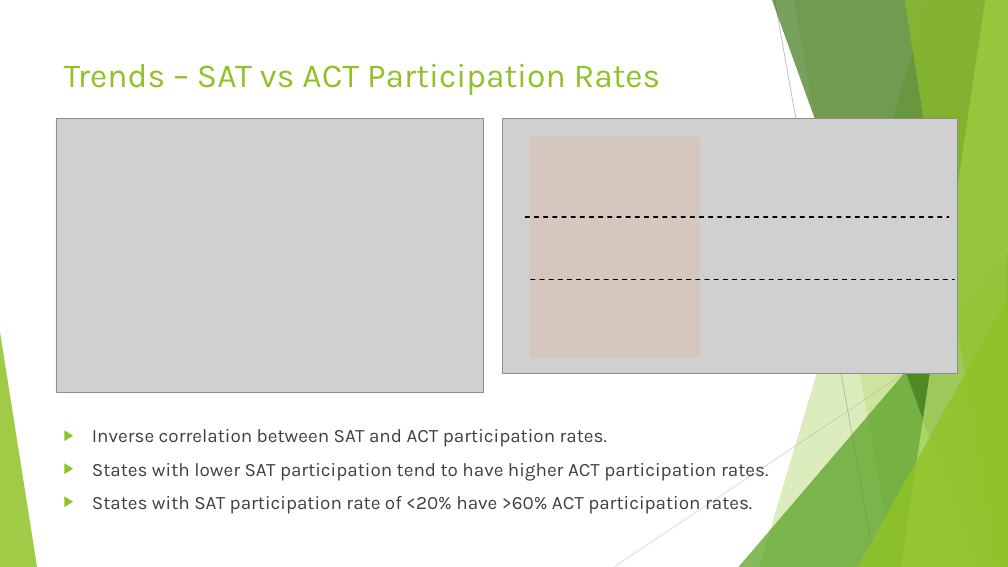
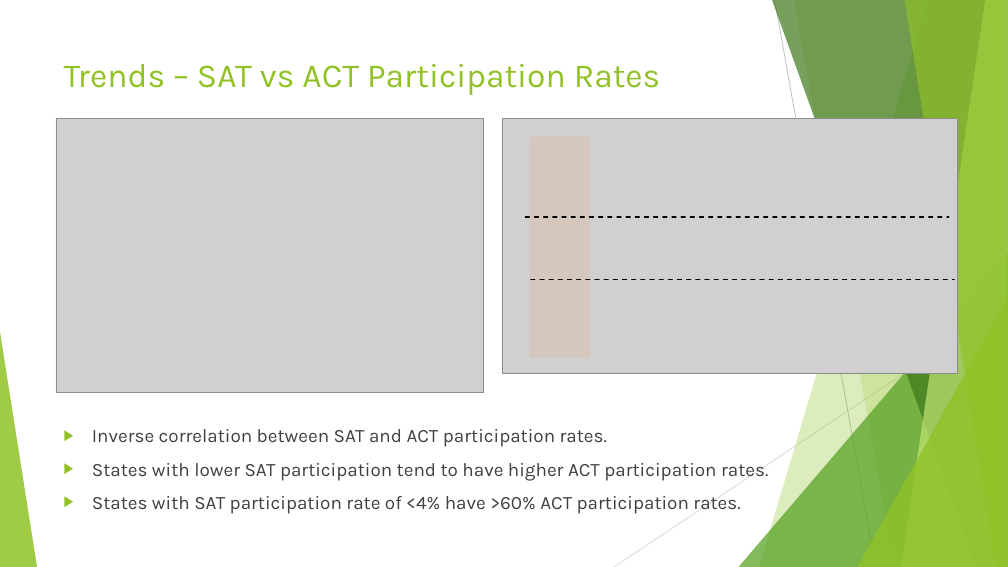
Before and after one commit to weizhe38/GA-Project-Weizhe-, a slide deck: slide 5 of Project 1/Project 1 Slides.pptx. Drawn at 1008x567 pixels with LibreOffice and Linux fonts; fonts in the diff are those of the drawing; grey boxes stand for pictures. Boxes give left, top, right and bottom in pixels: in the first picture for what was removed or moved away, otherwise in the second. Text is boxed around its words. In the diff, an @@ line names an element or a change of style, - is before the commit and + after.

```diff
--- a/Project 1/Project 1 Slides.pptx
+++ b/Project 1/Project 1 Slides.pptx
@@ rectangle: place and size @@
-rectangle at [529,137,699,358]
+rectangle at [529,137,590,358]
@@ text at [92,496,740,514]: text changed @@
-▶ States with SAT participation rate of <20% have >60% ACT participation rates.
+▶ States with SAT participation rate of <4% have >60% ACT participation rates.
```
Also in this commit, not shown: 3 other slides changed.
